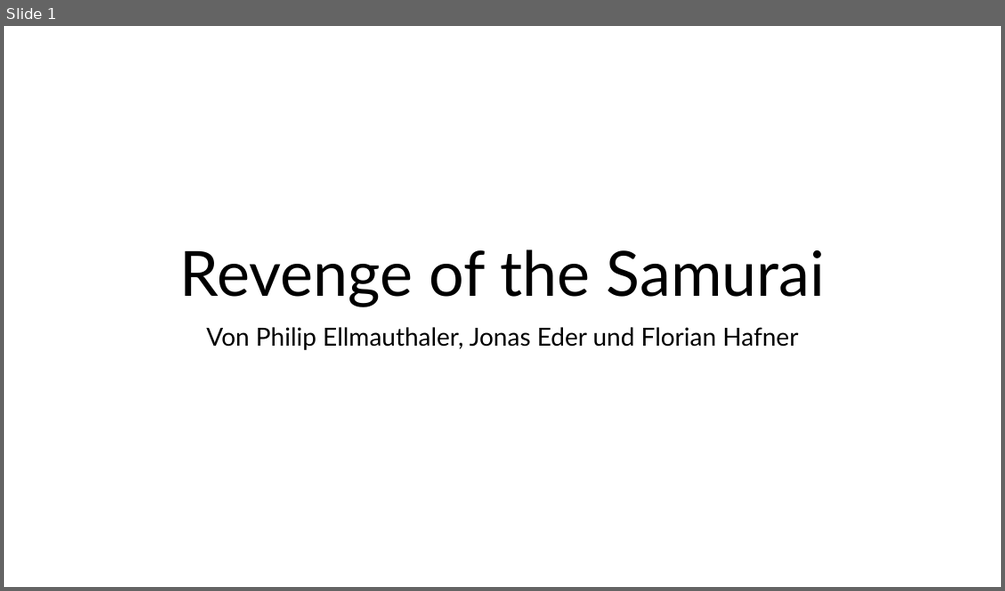
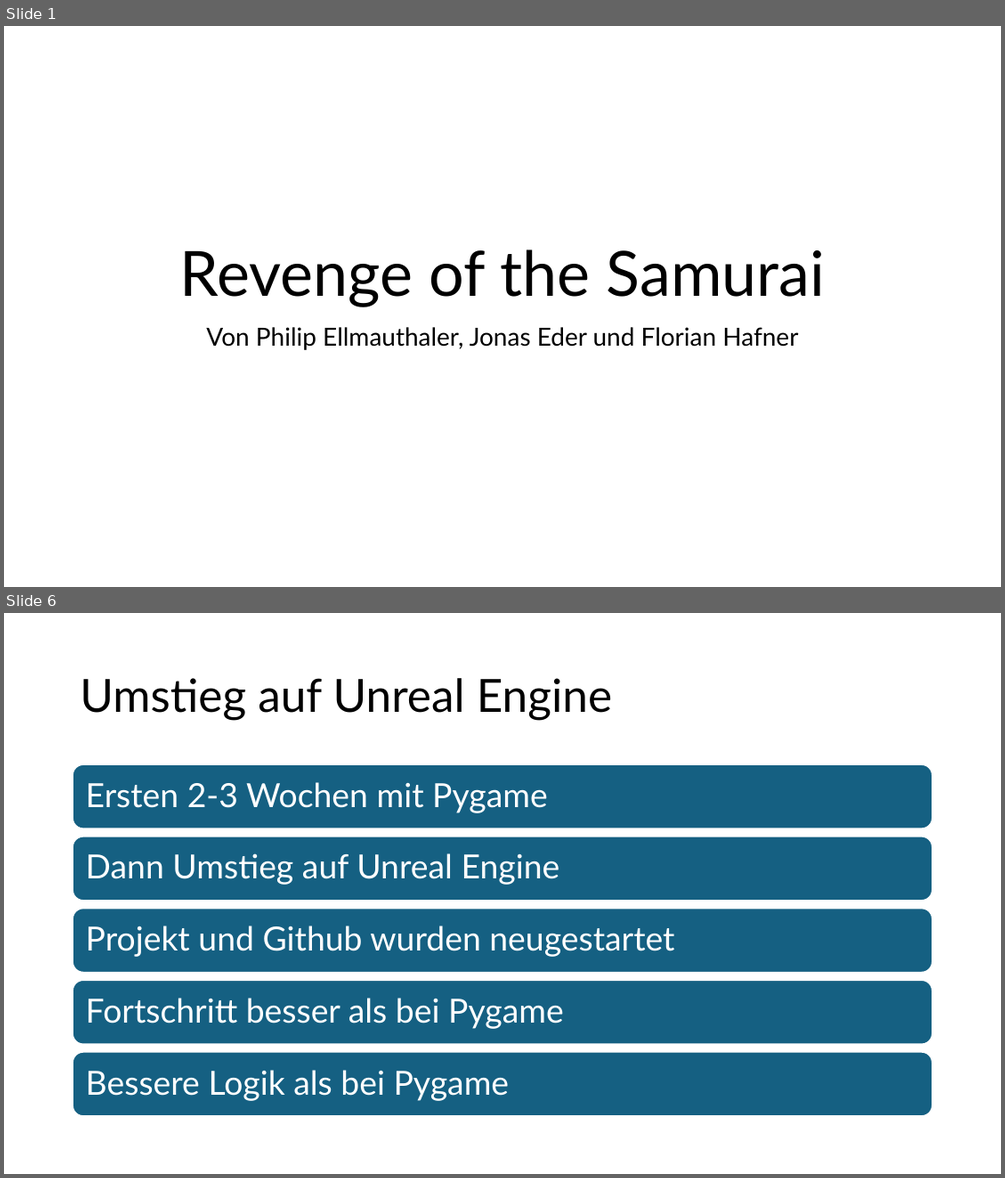
Before and after one commit to Grim-Reaperr/RotS, a slide deck: Projektdokumentation/ZwischenPresentation.pptx. Shown one above the other, each under a label of ours: slide 1 before the commit, slides 1 and 6 after it; the slides between them are not shown. The pictures are 1005x591 and 1005x1178 pixels, drawn with LibreOffice and Linux fonts; fonts in the diff are those of the drawing. Boxes give left, top, right and bottom in pixels: in the first picture for what was removed or moved away, otherwise in the second. Text is boxed around its words. In the diff, an @@ line names an element or a change of style, - is before the commit and + after.

```diff
--- a/Projektdokumentation/ZwischenPresentation.pptx
+++ b/Projektdokumentation/ZwischenPresentation.pptx
@@ slide 6 added at bbox=[4, 613, 1001, 1174], background #FFFFFF @@
@@ title added at bbox=[80, 678, 612, 720], 44 pt, text #000000 @@
+Umstieg auf Unreal Engine
@@ group added at bbox=[73, 764, 933, 1116]: 5 rounded rectangles, 5 texts @@
+Ersten 2-3 Wochen mit Pygame
+Dann Umstieg auf Unreal Engine
+Projekt und Github wurden neugestartet
+Fortschritt besser als bei Pygame
+Bessere Logik als bei Pygame
```
Also in this commit, not shown: 3 slides changed, 3 other slides added, 1 slide removed, 16 other files.
